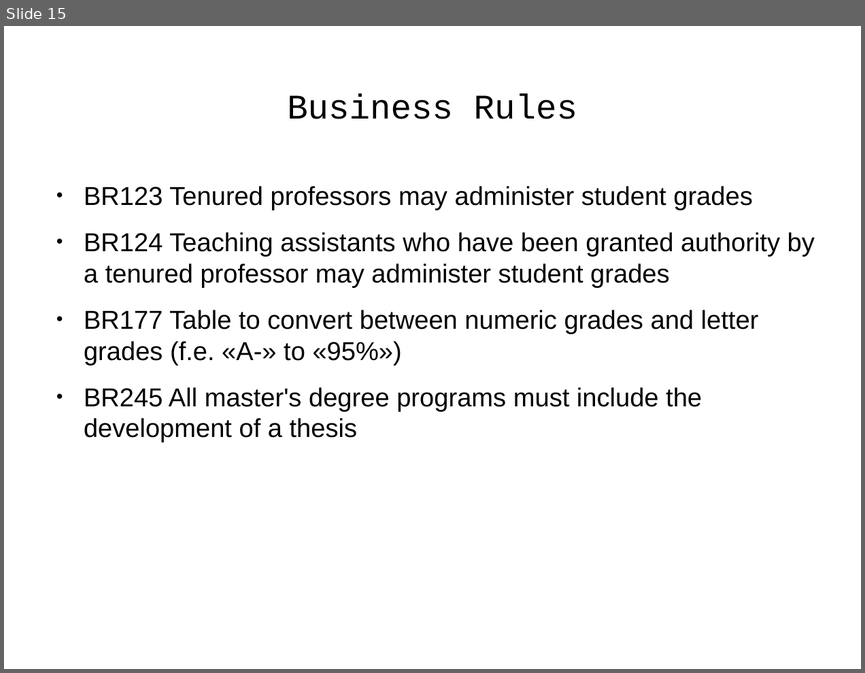
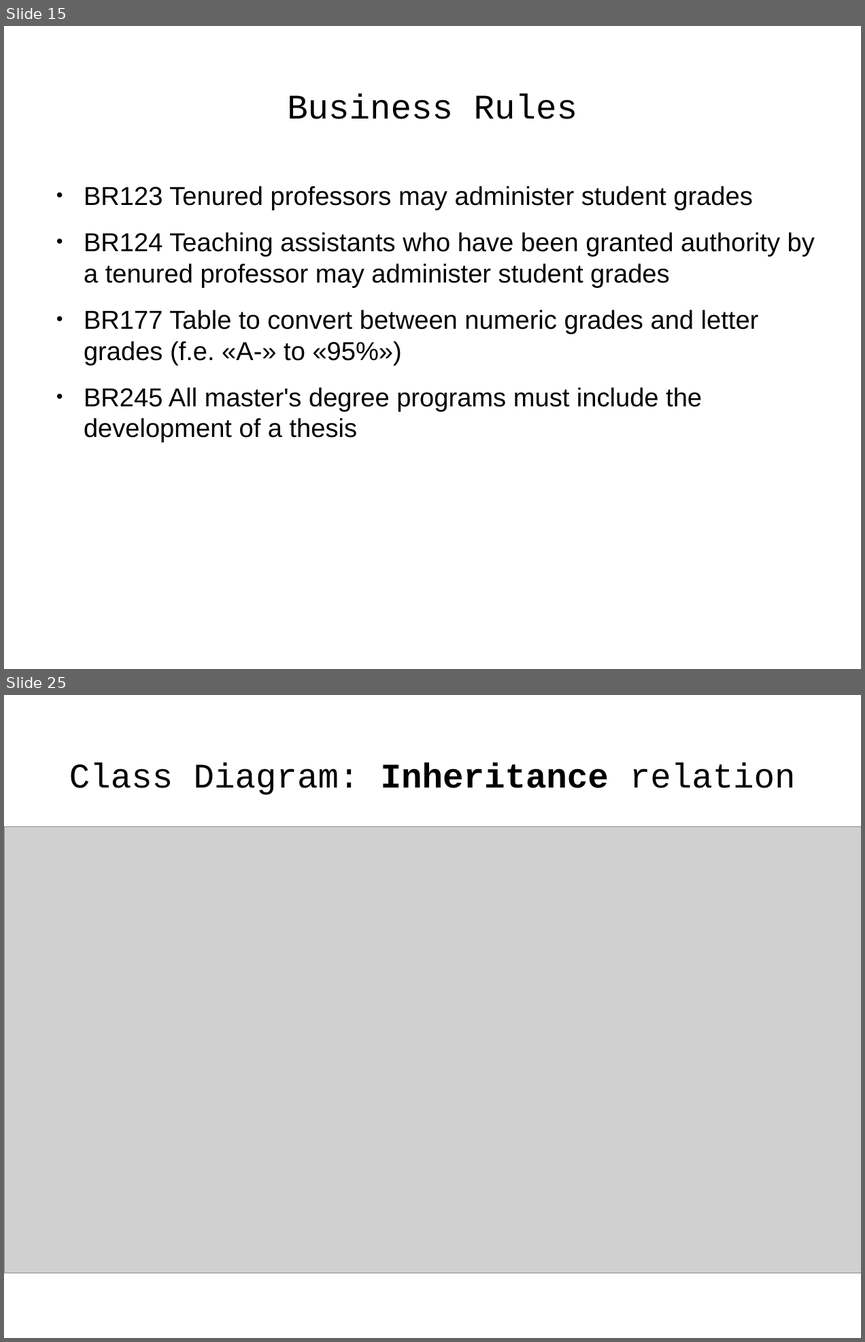
Before and after one commit to j-avdeev/EnterpriseSystemsDevelopment, a slide deck: Lec5 - UML/Enterprise System Development - lec day5 - UML.odp. Shown one above the other, each under a label of ours: slide 15 before the commit, slides 15 and 25 after it; the slides between them are not shown. The pictures are 865x673 and 865x1342 pixels, drawn with LibreOffice and Linux fonts; fonts in the diff are those of the drawing; grey boxes stand for pictures. Boxes give left, top, right and bottom in pixels: in the first picture for what was removed or moved away, otherwise in the second. Text is boxed around its words. In the diff, an @@ line names an element or a change of style, - is before the commit and + after.

```diff
--- a/Lec5 - UML/Enterprise System Development - lec day5 - UML.odp
+++ b/Lec5 - UML/Enterprise System Development - lec day5 - UML.odp
@@ slide 25 added at (4,695,861,1338), background #FFFFFF @@
@@ title added at (69,763,796,795), 32 pt, text #000000 @@
+Class Diagram: Inheritance relation
@@ picture added at (5,826,861,1273) @@
```
Also in this commit, not shown: 14 other slides added, 16 other files.
